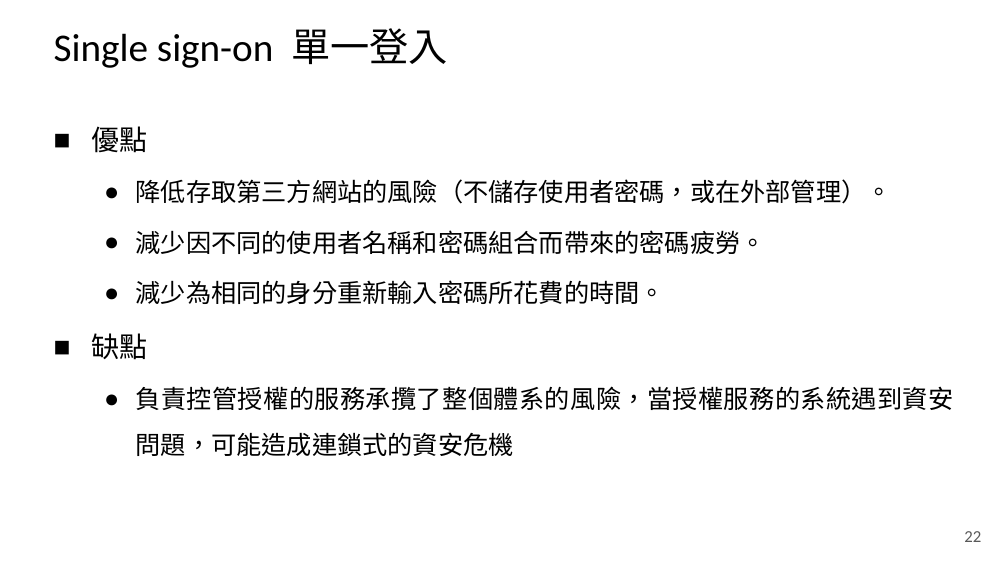
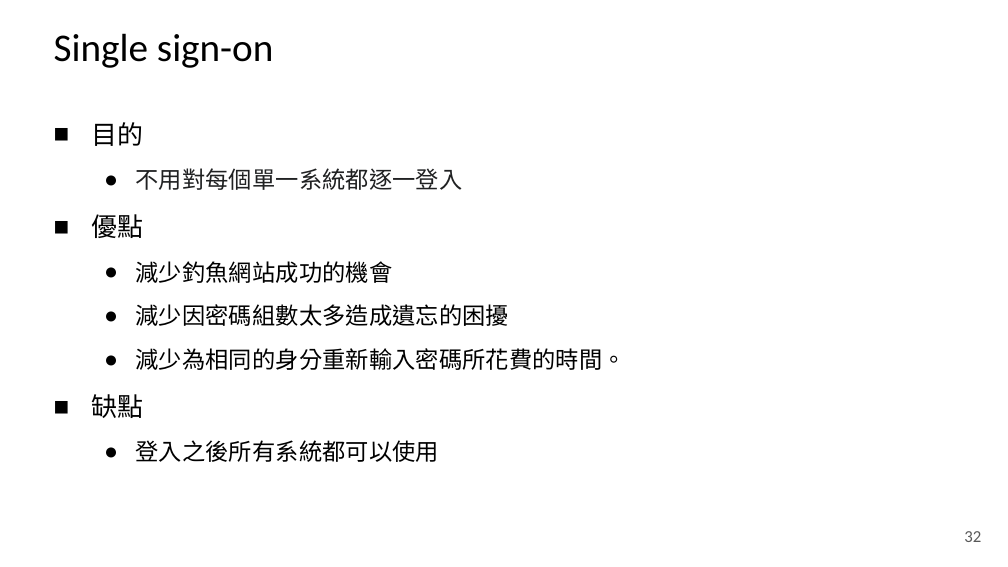
Before and after one commit to YuHaoLiaoTony/MyImage, a slide deck: slide 32 of Tony新人報告.pptx (slide 22 before the commit). Drawn at 1008x567 pixels with LibreOffice and Linux fonts; fonts in the diff are those of the drawing; background and template pictures are left out. Boxes give left, top, right and bottom in pixels: in the first picture for what was removed or moved away, otherwise in the second. Text is boxed around its words. In the diff, an @@ line names an element or a change of style, - is before the commit and + after.

```diff
--- a/Tony新人報告.pptx
+++ b/Tony新人報告.pptx
@@ title at (54,33,273,68): text changed @@
-Single sign-on 單一登入
+Single sign-on
@@ text at (92,122,463,190): paragraphs added @@
+■ 目的
+  ● 不用對每個單一系統都逐一登入
@@ text at (92,214,626,418): size 20 to 18.5 pt in "優點", "缺點"; size 18 to 16.6 pt in "減少為相同的身分重新輸入密碼所花費的時間。"; line spacing 1.5 to 1.4; alignment justified to left @@
@@ text at (136,261,509,326): text changed; size 18 to 16.6 pt @@
-  ● 降低存取第三方網站的風險（不儲存使用者密碼，或在外部管理）。
-  ● 減少因不同的使用者名稱和密碼組合而帶來的密碼疲勞。
+  ● 減少釣魚網站成功的機會
+  ● 減少因密碼組數太多造成遺忘的困擾
@@ text at (136,440,439,462): text changed; size 18 to 16.6 pt @@
-  ● 負責控管授權的服務承攬了整個體系的風險，當授權服務的系統遇到資安問題，可能造成連鎖式的資安危機
+  ● 登入之後所有系統都可以使用
@@ page number at (964,531,981,542): text changed @@
-22
+32
```
Also in this commit, not shown: 12 other slides changed, 18 slides added, 5 slides removed, 22 other files.
